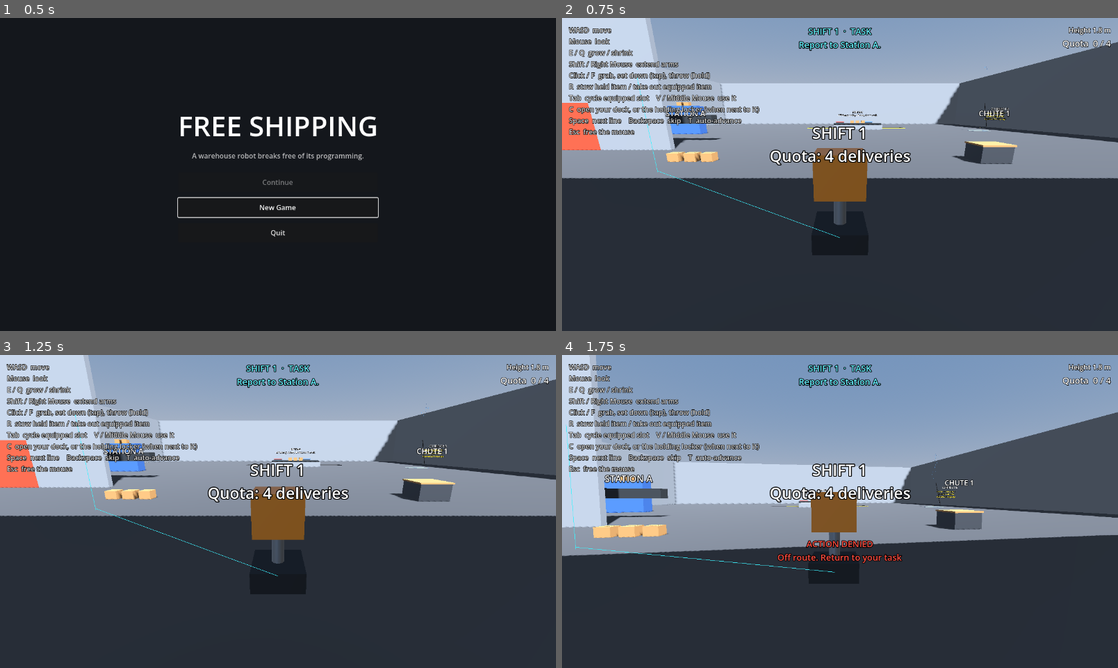
Above: before the commit, frames 1-4 (two rows, left to right).
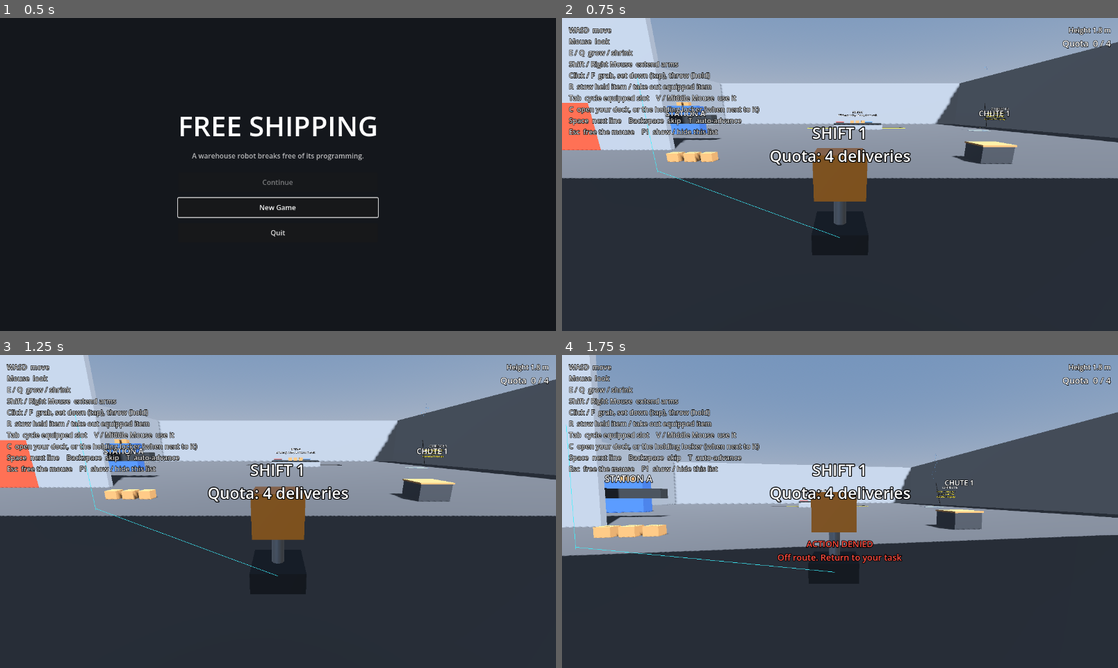
Above: after the commit, the same moments.

Repository: fossinating/Free-Shipping
Game: Godot game, scene res://scenes/ui/title.tscn
The game is run twice, just before and just after one commit, with the same random seed, the same clock (stepped at 60 frames per second) and the same inputs.
Inputs (mouse positions are in pixels of both pictures, inside the frame that each line leads up to):
- Up to frame 1 (0.5 s): no input
- Up to frame 2 (0.75 s): click "New Game" at 0.5 s
- Up to frame 3 (1.25 s): no input
- Up to frame 4 (1.75 s): tap Enter at 1.25 s; move the mouse to (867, 511) at 1.27 s; hold W (move_forward) from 1.28 s (still down); tap 1 (choice_1) at 1.35 s; click (867, 511) at 1.42 s

Frame 1 is identical in both runs. In frame 2, 0.7% of the frame differs, in the area x 14-58%, y 3-38%; in frame 3, 0.7%; in frame 4, 0.7%.

Commit message:
Stop on-screen text from overlapping
For jarvis #26:
- 3D signs fade out within a few meters instead of filling the screen.
- The controls list only shows during the opening shifts; F1 toggles it
  any time, and the status line says so.
- Cards queue behind each other, the objective is hidden while one is up,
  and notices wait for it to go.
- The end-of-slice card waits for Elle's closing lines.
- M-7's diagnostic questions stay up until answered, even with
  auto-advance on (dialogue lines can be marked "wait").
- No prompts while M-7 talks you through waking up and the diagnostics.

Co-Authored-By: Claude Opus 5.5 <noreply@anthropic.com>

Diff:
--- a/game/scenes/items/charging_dock.tscn
+++ b/game/scenes/items/charging_dock.tscn
@@ -43,6 +43,9 @@
 transform = Transform3D(1, 0, 0, 0, 1, 0, 0, 0, 1, 0, 2.6, 0.75)
 pixel_size = 0.006
 billboard = 1
+visibility_range_begin = 2.5
+visibility_range_begin_margin = 1.5
+visibility_range_fade_mode = 1
 text = "YOUR DOCK
 C to open"
 font_size = 40
--- a/game/scenes/items/evidence_locker.tscn
+++ b/game/scenes/items/evidence_locker.tscn
@@ -44,6 +44,9 @@
 transform = Transform3D(1, 0, 0, 0, 1, 0, 0, 0, 1, 0, 2.5, 0.6)
 pixel_size = 0.006
 billboard = 1
+visibility_range_begin = 2.5
+visibility_range_begin_margin = 1.5
+visibility_range_fade_mode = 1
 text = "HOLDING LOCKER"
 font_size = 40
 outline_size = 10
--- a/game/scenes/levels/item_test.tscn
+++ b/game/scenes/levels/item_test.tscn
@@ -271,6 +271,9 @@
 Grab with F, stow with R"
 font_size = 40
 outline_size = 10
+visibility_range_begin = 4.0
+visibility_range_begin_margin = 2.0
+visibility_range_fade_mode = 1
 
 [node name="RecordsSign" type="Label3D" parent="Geometry"]
 transform = Transform3D(1.0, 0.0, 0.0, 0.0, 1.0, 0.0, 0.0, 0.0, 1.0, 11.5, 4.2, -3.6)
@@ -280,6 +283,9 @@
 CLEARANCE 1"
 font_size = 40
 outline_size = 10
+visibility_range_begin = 4.0
+visibility_range_begin_margin = 2.0
+visibility_range_fade_mode = 1
 
 [node name="ShelfSign" type="Label3D" parent="Geometry"]
 transform = Transform3D(1.0, 0.0, 0.0, 0.0, 1.0, 0.0, 0.0, 0.0, 1.0, -13.0, 4.2, -9.8)
@@ -288,6 +294,9 @@
 text = "Key part up top"
 font_size = 40
 outline_size = 10
+visibility_range_begin = 4.0
+visibility_range_begin_margin = 2.0
+visibility_range_fade_mode = 1
 
 [node name="ChuteSign" type="Label3D" parent="Geometry"]
 transform = Transform3D(1.0, 0.0, 0.0, 0.0, 1.0, 0.0, 0.0, 0.0, 1.0, 8.0, 2.6, 9.0)
@@ -296,6 +305,9 @@
 text = "Deliveries lower suspicion"
 font_size = 40
 outline_size = 10
+visibility_range_begin = 4.0
+visibility_range_begin_margin = 2.0
+visibility_range_fade_mode = 1
 
 [node name="Zones" type="Node3D" parent="."]
 
--- a/game/scenes/levels/opening.tscn
+++ b/game/scenes/levels/opening.tscn
@@ -345,6 +345,9 @@
 text = "STATION A"
 font_size = 40
 outline_size = 10
+visibility_range_begin = 4.0
+visibility_range_begin_margin = 2.0
+visibility_range_fade_mode = 1
 
 [node name="Chute1Sign" type="Label3D" parent="Geometry"]
 transform = Transform3D(1.0, 0.0, 0.0, 0.0, 1.0, 0.0, 0.0, 0.0, 1.0, 8.0, 2.5, 18.0)
@@ -353,6 +356,9 @@
 text = "CHUTE 1"
 font_size = 40
 outline_size = 10
+visibility_range_begin = 4.0
+visibility_range_begin_margin = 2.0
+visibility_range_fade_mode = 1
 
 [node name="ShelfSign" type="Label3D" parent="Geometry"]
 transform = Transform3D(1.0, 0.0, 0.0, 0.0, 1.0, 0.0, 0.0, 0.0, 1.0, -20.0, 4.6, 0.8)
@@ -361,6 +367,9 @@
 text = "STORAGE"
 font_size = 40
 outline_size = 10
+visibility_range_begin = 4.0
+visibility_range_begin_margin = 2.0
+visibility_range_fade_mode = 1
 
 [node name="LiftSign" type="Label3D" parent="Geometry"]
 transform = Transform3D(1.0, 0.0, 0.0, 0.0, 1.0, 0.0, 0.0, 0.0, 1.0, -18.5, 3.6, 13.6)
@@ -369,6 +378,9 @@
 text = "LIFT"
 font_size = 40
 outline_size = 10
+visibility_range_begin = 4.0
+visibility_range_begin_margin = 2.0
+visibility_range_fade_mode = 1
 
 [node name="Chute2Sign" type="Label3D" parent="Geometry"]
 transform = Transform3D(1.0, 0.0, 0.0, 0.0, 1.0, 0.0, 0.0, 0.0, 1.0, -18.5, 2.5, 17.5)
@@ -377,6 +389,9 @@
 text = "CHUTE 2"
 font_size = 40
 outline_size = 10
+visibility_range_begin = 4.0
+visibility_range_begin_margin = 2.0
+visibility_range_fade_mode = 1
 
 [node name="SortingSign" type="Label3D" parent="Geometry"]
 transform = Transform3D(1.0, 0.0, 0.0, 0.0, 1.0, 0.0, 0.0, 0.0, 1.0, 3.0, 2.6, -9.5)
@@ -386,6 +401,9 @@
 Efficiency policy: throw, don't walk"
 font_size = 40
 outline_size = 10
+visibility_range_begin = 4.0
+visibility_range_begin_margin = 2.0
+visibility_range_fade_mode = 1
 
 [node name="CorridorSign" type="Label3D" parent="Geometry"]
 transform = Transform3D(1.0, 0.0, 0.0, 0.0, 1.0, 0.0, 0.0, 0.0, 1.0, 22.0, 3.2, -2.0)
@@ -394,6 +412,9 @@
 text = "CORRIDOR B"
 font_size = 40
 outline_size = 10
+visibility_range_begin = 4.0
+visibility_range_begin_margin = 2.0
+visibility_range_fade_mode = 1
 
 [node name="LiftDoor" type="AnimatableBody3D" parent="Geometry" node_paths=PackedStringArray("button")]
 transform = Transform3D(1.0, 0.0, 0.0, 0.0, 1.0, 0.0, 0.0, 0.0, 1.0, -18.5, 1.6, 14.0)
--- a/game/scenes/levels/stealth_test.tscn
+++ b/game/scenes/levels/stealth_test.tscn
@@ -341,6 +341,9 @@
 Resizing is normal here"
 font_size = 40
 outline_size = 10
+visibility_range_begin = 4.0
+visibility_range_begin_margin = 2.0
+visibility_range_fade_mode = 1
 
 [node name="OfficeSign" type="Label3D" parent="Geometry"]
 transform = Transform3D(1.0, 0.0, 0.0, 0.0, 1.0, 0.0, 0.0, 0.0, 1.0, 11.5, 4.2, -5.6)
@@ -350,6 +353,9 @@
 CLEARANCE 1"
 font_size = 40
 outline_size = 10
+visibility_range_begin = 4.0
+visibility_range_begin_margin = 2.0
+visibility_range_fade_mode = 1
 
 [node name="WorkSign" type="Label3D" parent="Geometry"]
 transform = Transform3D(1.0, 0.0, 0.0, 0.0, 1.0, 0.0, 0.0, 0.0, 1.0, 0.0, 2.6, 8.0)
@@ -358,6 +364,9 @@
 text = "Deliveries lower suspicion"
 font_size = 40
 outline_size = 10
+visibility_range_begin = 4.0
+visibility_range_begin_margin = 2.0
+visibility_range_fade_mode = 1
 
 [node name="HideSign" type="Label3D" parent="Geometry"]
 transform = Transform3D(1.0, 0.0, 0.0, 0.0, 1.0, 0.0, 0.0, 0.0, 1.0, -16.5, 3.6, 14.5)
@@ -366,6 +375,9 @@
 text = "Shrink all the way down to hide"
 font_size = 40
 outline_size = 10
+visibility_range_begin = 4.0
+visibility_range_begin_margin = 2.0
+visibility_range_fade_mode = 1
 
 [node name="Zones" type="Node3D" parent="."]
 
--- a/game/scenes/levels/warehouse.tscn
+++ b/game/scenes/levels/warehouse.tscn
@@ -1282,6 +1282,9 @@
 Maintenance break: 1 hour per year"
 font_size = 32
 outline_size = 10
+visibility_range_begin = 4.0
+visibility_range_begin_margin = 2.0
+visibility_range_fade_mode = 1
 
 [node name="TicketSign" type="Label3D" parent="Geometry"]
 transform = Transform3D(1.0, 0.0, 0.0, 0.0, 1.0, 0.0, 0.0, 0.0, 1.0, -11.6, 3.0, 3.4)
@@ -1292,6 +1295,9 @@
 Status: PENDING (214 days)"
 font_size = 32
 outline_size = 10
+visibility_range_begin = 4.0
+visibility_range_begin_margin = 2.0
+visibility_range_fade_mode = 1
 
 [node name="StationSign" type="Label3D" parent="Geometry"]
 transform = Transform3D(1.0, 0.0, 0.0, 0.0, 1.0, 0.0, 0.0, 0.0, 1.0, -4.0, 2.5, 11.0)
@@ -1300,6 +1306,9 @@
 text = "STATION C"
 font_size = 32
 outline_size = 10
+visibility_range_begin = 4.0
+visibility_range_begin_margin = 2.0
+visibility_range_fade_mode = 1
 
 [node name="ChuteSign" type="Label3D" parent="Geometry"]
 transform = Transform3D(1.0, 0.0, 0.0, 0.0, 1.0, 0.0, 0.0, 0.0, 1.0, 10.0, 2.5, 11.0)
@@ -1308,6 +1317,9 @@
 text = "CHUTE C"
 font_size = 32
 outline_size = 10
+visibility_range_begin = 4.0
+visibility_range_begin_margin = 2.0
+visibility_range_fade_mode = 1
 
 [node name="ElectronicsSign" type="Label3D" parent="Geometry"]
 transform = Transform3D(1.0, 0.0, 0.0, 0.0, 1.0, 0.0, 0.0, 0.0, 1.0, 17.0, 4.4, -3.4)
@@ -1317,6 +1329,9 @@
 Resizing is normal in the aisles"
 font_size = 32
 outline_size = 10
+visibility_range_begin = 4.0
+visibility_range_begin_margin = 2.0
+visibility_range_fade_mode = 1
 
 [node name="ReturnsSign" type="Label3D" parent="Geometry"]
 transform = Transform3D(1.0, 0.0, 0.0, 0.0, 1.0, 0.0, 0.0, 0.0, 1.0, 26.6, 3.9, -7.6)
@@ -1325,6 +1340,9 @@
 text = "RETURNS TO SHELF"
 font_size = 32
 outline_size = 10
+visibility_range_begin = 4.0
+visibility_range_begin_margin = 2.0
+visibility_range_fade_mode = 1
 
 [node name="HardwareSign" type="Label3D" parent="Geometry"]
 transform = Transform3D(1.0, 0.0, 0.0, 0.0, 1.0, 0.0, 0.0, 0.0, 1.0, 1.0, 4.4, -14.0)
@@ -1333,6 +1351,9 @@
 text = "HARDWARE"
 font_size = 32
 outline_size = 10
+visibility_range_begin = 4.0
+visibility_range_begin_margin = 2.0
+visibility_range_fade_mode = 1
 
 [node name="OfficeSign" type="Label3D" parent="Geometry"]
 transform = Transform3D(1.0, 0.0, 0.0, 0.0, 1.0, 0.0, 0.0, 0.0, 1.0, -7.5, 4.3, -31.7)
@@ -1342,6 +1363,9 @@
 CLEARANCE 1"
 font_size = 32
 outline_size = 10
+visibility_range_begin = 4.0
+visibility_range_begin_margin = 2.0
+visibility_range_fade_mode = 1
 
 [node name="VentSign" type="Label3D" parent="Geometry"]
 transform = Transform3D(1.0, 0.0, 0.0, 0.0, 1.0, 0.0, 0.0, 0.0, 1.0, -2.6, 1.9, -38.4)
@@ -1350,6 +1374,9 @@
 text = "AIR RETURN"
 font_size = 32
 outline_size = 10
+visibility_range_begin = 4.0
+visibility_range_begin_margin = 2.0
+visibility_range_fade_mode = 1
 
 [node name="PitSign" type="Label3D" parent="Geometry"]
 transform = Transform3D(1.0, 0.0, 0.0, 0.0, 1.0, 0.0, 0.0, 0.0, 1.0, 17.5, 2.6, -24.5)
@@ -1359,6 +1386,9 @@
 No carts beyond this point"
 font_size = 32
 outline_size = 10
+visibility_range_begin = 4.0
+visibility_range_begin_margin = 2.0
+visibility_range_fade_mode = 1
 
 [node name="IslandSign" type="Label3D" parent="Geometry"]
 transform = Transform3D(1.0, 0.0, 0.0, 0.0, 1.0, 0.0, 0.0, 0.0, 1.0, 24.0, 4.2, -32.5)
@@ -1367,6 +1397,9 @@
 text = "LOST & FOUND"
 font_size = 32
 outline_size = 10
+visibility_range_begin = 4.0
+visibility_range_begin_margin = 2.0
+visibility_range_fade_mode = 1
 
 [node name="ReceivingSign" type="Label3D" parent="Geometry"]
 transform = Transform3D(1.0, 0.0, 0.0, 0.0, 1.0, 0.0, 0.0, 0.0, 1.0, 32.0, 4.4, 7.0)
@@ -1375,6 +1408,9 @@
 text = "RECEIVING"
 font_size = 32
 outline_size = 10
+visibility_range_begin = 4.0
+visibility_range_begin_margin = 2.0
+visibility_range_fade_mode = 1
 
 [node name="PartsSign" type="Label3D" parent="Geometry"]
 transform = Transform3D(1.0, 0.0, 0.0, 0.0, 1.0, 0.0, 0.0, 0.0, 1.0, 54.0, 2.9, -10.0)
@@ -1384,6 +1420,9 @@
 Delivery cart motors"
 font_size = 32
 outline_size = 10
+visibility_range_begin = 4.0
+visibility_range_begin_margin = 2.0
+visibility_range_fade_mode = 1
 
 [node name="RackSign" type="Label3D" parent="Geometry"]
 transform = Transform3D(1.0, 0.0, 0.0, 0.0, 1.0, 0.0, 0.0, 0.0, 1.0, 38.0, 2.6, 1.9)
@@ -1393,6 +1432,9 @@
 Metal racking"
 font_size = 32
 outline_size = 10
+visibility_range_begin = 4.0
+visibility_range_begin_margin = 2.0
+visibility_range_fade_mode = 1
 
 [node name="RecOfficeSign" type="Label3D" parent="Geometry"]
 transform = Transform3D(1.0, 0.0, 0.0, 0.0, 1.0, 0.0, 0.0, 0.0, 1.0, 49.7, 3.6, 2.0)
@@ -1402,6 +1444,9 @@
 CLEARANCE 2"
 font_size = 32
 outline_size = 10
+visibility_range_begin = 4.0
+visibility_range_begin_margin = 2.0
+visibility_range_fade_mode = 1
 
 [node name="HoldingSign" type="Label3D" parent="Geometry"]
 transform = Transform3D(1.0, 0.0, 0.0, 0.0, 1.0, 0.0, 0.0, 0.0, 1.0, 32.3, 2.4, 0.9)
@@ -1411,6 +1456,9 @@
 CLEARANCE 2"
 font_size = 32
 outline_size = 10
+visibility_range_begin = 4.0
+visibility_range_begin_margin = 2.0
+visibility_range_fade_mode = 1
 
 [node name="BackupSign" type="Label3D" parent="Geometry"]
 transform = Transform3D(1.0, 0.0, 0.0, 0.0, 1.0, 0.0, 0.0, 0.0, 1.0, -12.6, 3.6, -2.2)
@@ -1420,6 +1468,9 @@
 Walk in to save"
 font_size = 32
 outline_size = 10
+visibility_range_begin = 4.0
+visibility_range_begin_margin = 2.0
+visibility_range_fade_mode = 1
 
 [node name="Dock1Sign" type="Label3D" parent="Geometry"]
 transform = Transform3D(1.0, 0.0, 0.0, 0.0, 1.0, 0.0, 0.0, 0.0, 1.0, 40.0, 4.5, 13.6)
@@ -1428,6 +1479,9 @@
 text = "DOCK 1"
 font_size = 32
 outline_size = 10
+visibility_range_begin = 4.0
+visibility_range_begin_margin = 2.0
+visibility_range_fade_mode = 1
 
 [node name="Dock2Sign" type="Label3D" parent="Geometry"]
 transform = Transform3D(1.0, 0.0, 0.0, 0.0, 1.0, 0.0, 0.0, 0.0, 1.0, 48.0, 4.5, 13.6)
@@ -1436,6 +1490,9 @@
 text = "DOCK 2"
 font_size = 32
 outline_size = 10
+visibility_range_begin = 4.0
+visibility_range_begin_margin = 2.0
+visibility_range_fade_mode = 1
 
 [node name="Dock3Sign" type="Label3D" parent="Geometry"]
 transform = Transform3D(1.0, 0.0, 0.0, 0.0, 1.0, 0.0, 0.0, 0.0, 1.0, 56.0, 4.5, 13.6)
@@ -1444,6 +1501,9 @@
 text = "DOCK 3"
 font_size = 32
 outline_size = 10
+visibility_range_begin = 4.0
+visibility_range_begin_margin = 2.0
+visibility_range_fade_mode = 1
 
 [node name="ScannerSign" type="Label3D" parent="Geometry"]
 transform = Transform3D(1.0, 0.0, 0.0, 0.0, 1.0, 0.0, 0.0, 0.0, 1.0, 26.8, 4.1, 7.0)
@@ -1453,6 +1513,9 @@
 RECEIVING: CLEARANCE 1"
 font_size = 32
 outline_size = 10
+visibility_range_begin = 4.0
+visibility_range_begin_margin = 2.0
+visibility_range_fade_mode = 1
 
 [node name="BayDoor" type="AnimatableBody3D" parent="Geometry"]
 transform = Transform3D(0.0, 0.0, 1.0, 0.0, 1.0, 0.0, -1.0, 0.0, 0.0, -12.0, 1.6, 0.0)
@@ -1867,6 +1930,9 @@
 text = "FLOOR SUPERVISOR"
 font_size = 28
 outline_size = 10
+visibility_range_begin = 4.0
+visibility_range_begin_margin = 2.0
+visibility_range_fade_mode = 1
 
 [node name="DockBossRoute" type="Node3D" parent="Guards"]
 
@@ -1899,6 +1965,9 @@
 text = "DOCK BOSS"
 font_size = 28
 outline_size = 10
+visibility_range_begin = 4.0
+visibility_range_begin_margin = 2.0
+visibility_range_fade_mode = 1
 
 [node name="MaintenanceBot" parent="." instance=ExtResource("20_robot")]
 transform = Transform3D(0.0, 0.0, 1.0, 0.0, 1.0, 0.0, -1.0, 0.0, 0.0, -19.5, 0.05, 0.0)
@@ -1914,6 +1983,9 @@
 MAINTENANCE"
 font_size = 28
 outline_size = 10
+visibility_range_begin = 4.0
+visibility_range_begin_margin = 2.0
+visibility_range_fade_mode = 1
 
 [node name="Respawn" type="Marker3D" parent="."]
 transform = Transform3D(0.0, 0.0, -1.0, 0.0, 1.0, 0.0, 1.0, 0.0, 0.0, -22.0, 0.85, 0.0)
--- a/game/scenes/ui/hud.tscn
+++ b/game/scenes/ui/hud.tscn
@@ -57,7 +57,7 @@
 Tab  cycle equipped slot    V / Middle Mouse  use it
 C  open your dock, or the holding locker (when next to it)
 Space  next line    Backspace  skip    T  auto-advance
-Esc  free the mouse"
+Esc  free the mouse    F1  show / hide this list"
 
 [node name="Status" type="Label" parent="."]
 anchors_preset = 1
--- a/game/scenes/world/accident_site.tscn
+++ b/game/scenes/world/accident_site.tscn
@@ -73,6 +73,9 @@
 transform = Transform3D(1, 0, 0, 0, 1, 0, 0, 0, 1, 2.2, 2.2, 0)
 pixel_size = 0.008
 billboard = 1
+visibility_range_begin = 2.5
+visibility_range_begin_margin = 1.5
+visibility_range_fade_mode = 1
 modulate = Color(1, 0.85, 0.2, 1)
 text = "REPAIR TICKET #4471
 STATUS: PENDING
--- a/game/scenes/world/test_room.tscn
+++ b/game/scenes/world/test_room.tscn
@@ -264,6 +264,9 @@
 then shrink (Q) to climb"
 font_size = 40
 outline_size = 10
+visibility_range_begin = 4.0
+visibility_range_begin_margin = 2.0
+visibility_range_fade_mode = 1
 
 [node name="ShelfSign" type="Label3D" parent="Geometry"]
 transform = Transform3D(1.0, 0.0, 0.0, 0.0, 1.0, 0.0, 0.0, 0.0, 1.0, 5.0, 4.8, -6.9)
@@ -273,6 +276,9 @@
 is level with the top"
 font_size = 40
 outline_size = 10
+visibility_range_begin = 4.0
+visibility_range_begin_margin = 2.0
+visibility_range_fade_mode = 1
 
 [node name="VentSign" type="Label3D" parent="Geometry"]
 transform = Transform3D(1.0, 0.0, 0.0, 0.0, 1.0, 0.0, 0.0, 0.0, 1.0, -11.0, 2.4, 5.6)
@@ -281,6 +287,9 @@
 text = "Shrink (Q) to fit"
 font_size = 40
 outline_size = 10
+visibility_range_begin = 4.0
+visibility_range_begin_margin = 2.0
+visibility_range_fade_mode = 1
 
 [node name="ButtonSign" type="Label3D" parent="Geometry"]
 transform = Transform3D(1.0, 0.0, 0.0, 0.0, 1.0, 0.0, 0.0, 0.0, 1.0, 8.0, 1.5, 5.9)
@@ -289,6 +298,9 @@
 text = "Grow to press the button"
 font_size = 40
 outline_size = 10
+visibility_range_begin = 4.0
+visibility_range_begin_margin = 2.0
+visibility_range_fade_mode = 1
 
 [node name="ChuteSign" type="Label3D" parent="Geometry"]
 transform = Transform3D(1.0, 0.0, 0.0, 0.0, 1.0, 0.0, 0.0, 0.0, 1.0, 14.0, 2.5, 4.0)
@@ -298,6 +310,9 @@
 and set it in the chute"
 font_size = 40
 outline_size = 10
+visibility_range_begin = 4.0
+visibility_range_begin_margin = 2.0
+visibility_range_fade_mode = 1
 
 [node name="SortSign" type="Label3D" parent="Geometry"]
 transform = Transform3D(1.0, 0.0, 0.0, 0.0, 1.0, 0.0, 0.0, 0.0, 1.0, 14.0, 2.5, 13.6)
@@ -307,6 +322,9 @@
 Match the chute color"
 font_size = 40
 outline_size = 10
+visibility_range_begin = 4.0
+visibility_range_begin_margin = 2.0
+visibility_range_fade_mode = 1
 
 [node name="HighButton" parent="Geometry" instance=ExtResource("1_push_button")]
 transform = Transform3D(-1.0, 0.0, 0.0, 0.0, 1.0, 0.0, 0.0, 0.0, -1.0, 8.0, 5.0, 6.0)
--- a/game/scripts/controls.gd
+++ b/game/scripts/controls.gd
@@ -22,6 +22,7 @@
 	"choice_2": [KEY_2],
 	"choice_3": [KEY_3],
 	"pause": [KEY_ESCAPE],
+	"toggle_controls": [KEY_F1],
 }
 
 const MOUSE_BUTTONS := {
--- a/game/scripts/levels/warehouse.gd
+++ b/game/scripts/levels/warehouse.gd
@@ -136,6 +136,8 @@
 	controller.enabled = true
 	hud.fade(0.0, 2.0)
 	hud.show_notice("Nobody is steering you. Act like somebody is.")
+	# Hints for the shelves around you would only distract from M-7.
+	hud.show_prompts = false
 	await Dialogue.play(&"bay_wake").wait()
 	diagnostics.start()
 
@@ -152,6 +154,7 @@
 	GameState.set_flag(GameState.FLAG_DIAGNOSTIC_ANOMALIES, anomalies)
 	var outcome := &"diagnostics_clean" if anomalies == 0 else &"diagnostics_flagged"
 	await Dialogue.play(outcome).wait()
+	hud.show_prompts = true
 	_back_to_work(true)
 
 
@@ -252,7 +255,9 @@
 		return
 	GameState.set_flag(GameState.FLAG_SLICE_COMPLETE)
 	_update_objective()
-	Dialogue.play(&"elle_slice_end" if GameState.wipes == 0 else &"elle_slice_end_wiped", true)
+	# Let Elle finish before the card covers the screen.
+	await Dialogue.play(&"elle_slice_end" if GameState.wipes == 0 else &"elle_slice_end_wiped",
+		true).wait()
 	hud.show_card("LEVEL 2 KEYCARD\n\nEND OF THE VERTICAL SLICE\n"
 		+ "Thanks for playing. Returns comes next.\n\n" + achievement_summary(), 10.0)
 
--- a/game/scripts/story/diagnostics.gd
+++ b/game/scripts/story/diagnostics.gd
@@ -167,7 +167,7 @@
 		return
 	_timer = 0.0
 	_waiting = true
-	Dialogue.play([{"speaker": &"maintenance", "text": TESTS[index].prompt}], true)
+	Dialogue.play([{"speaker": &"maintenance", "text": TESTS[index].prompt, "wait": true}], true)
 	_show_test()
 	test_started.emit(index)
 
--- a/game/scripts/story/dialogue.gd
+++ b/game/scripts/story/dialogue.gd
@@ -143,7 +143,9 @@
 		_shown = minf(length, _shown + chars_per_second * delta)
 		return
 	_hold += delta
-	if auto_advance and _hold >= get_auto_time():
+	# Lines marked "wait" stay up until advanced or replaced (a question
+	# whose answers are on screen).
+	if auto_advance and not get_line().get("wait", false) and _hold >= get_auto_time():
 		_next_line()
 
 
--- a/game/scripts/ui/hud.gd
+++ b/game/scripts/ui/hud.gd
@@ -3,6 +3,9 @@
 ## Control hints, context prompts, the quota, control mode's task readout,
 ## denials and shift cards, the inventory, the dock panel, dialogue and
 ## story objectives, and the signal meter and static from your fried chip.
+
+## A card finished showing, so the next one can.
+signal card_finished
 
 @export var controller: PlayerController
 @export var program: ControlProgram
@@ -15,7 +18,13 @@
 var _dialogue_box: DialogueBox
 ## A story objective (outside control mode) is showing.
 var _story_objective := false
-
+## Off while something else needs the player's attention (diagnostics).
+var show_prompts := true
+## The controls list, toggled with F1. Shown during control mode anyway.
+var show_controls := false
+var _card_busy := false
+
+@onready var _controls: Label = $Controls
 @onready var _prompt: Label = $Prompt
 @onready var _status: Label = $Status
 @onready var _quota: Label = $Quota
@@ -66,7 +75,15 @@
 			show_card("%s COMPLETE\nPerformance: acceptable" % shift.title.to_upper(), 2.5))
 
 
+func _physics_process(_delta: float) -> void:
+	if Input.is_action_just_pressed("toggle_controls"):
+		show_controls = not show_controls
+
+
 func _process(delta: float) -> void:
+	_controls.visible = show_controls or (program != null and program.active)
+	# Cards sit in the middle of the screen; the objective waits them out.
+	_objective.modulate.a = 0.0 if _card_busy else 1.0
 	if _denied_time > 0.0:
 		_denied_time -= delta
 		_denied.modulate.a = clampf(_denied_time / 0.4, 0.0, 1.0)
@@ -82,10 +99,12 @@
 	if not controller:
 		return
 	_update_items()
-	var prompt := controller.get_prompt()
+	var prompt := controller.get_prompt() if show_prompts and controller.enabled else ""
 	_prompt.text = prompt
 	_prompt.visible = prompt != ""
 	_status.text = "Height %.1f m" % controller.robot.get_height()
+	if not _controls.visible:
+		_status.text += "  ·  F1 controls"
 	if Suspicion.enabled:
 		_status.text += "  ·  Badge: clearance %d" % GameState.clearance
 	if Quota.target > 0:
@@ -180,8 +199,10 @@
 	_dialogue_box.hide_choices()
 
 
-## A short line above the prompt that fades out.
+## A short line above the prompt that fades out. Waits for any card.
 func show_notice(text: String) -> void:
+	while _card_busy:
+		await card_finished
 	_notice.text = text
 	_notice.show()
 	_notice_time = 2.5
@@ -194,12 +215,23 @@
 
 
 ## Shows big centered text for a while. Returns once it's hidden again.
+## Cards queue up behind each other instead of drawing on top.
 func show_card(text: String, seconds: float) -> void:
+	while _card_busy:
+		await card_finished
+	_card_busy = true
+	_notice.hide()
+	_notice_time = 0.0
 	_card.text = text
 	_card.show()
-	await get_tree().create_timer(seconds).timeout
-	if _card.text == text:
-		_card.hide()
+	await get_tree().create_timer(seconds, false).timeout
+	_card.hide()
+	_card_busy = false
+	card_finished.emit()
+
+
+func is_card_showing() -> bool:
+	return _card_busy
 
 
 ## Fades the screen to `alpha` of `color` over `seconds`.
--- a/game/tests/test_levels.gd
+++ b/game/tests/test_levels.gd
@@ -223,8 +223,12 @@
 	await physics_frames(2)
 	check(GameState.clearance == 2, "your badge is level 2")
 	check(GameState.has_flag(GameState.FLAG_SLICE_COMPLETE), "that's the end of the slice")
-	check(_card_text().contains("END OF THE VERTICAL SLICE"), "an end card says so")
-	check(Dialogue.is_playing(&"elle_slice_end"), "and Elle signs off")
+	check(Dialogue.is_playing(&"elle_slice_end"), "Elle signs off")
+	check(not _card_text().contains("END"), "before the end card covers the screen")
+	Dialogue.skip()
+	# After the level 1 card, if that's still up.
+	await seconds(3.0)
+	check(_card_text().contains("END OF THE VERTICAL SLICE"), "then an end card says so")
 	check(controller.robot == robot, "you can keep playing afterwards")
 
 
--- a/game/tests/test_story.gd
+++ b/game/tests/test_story.gd
@@ -303,3 +303,46 @@
 	await physics_frames(3)
 	check(not radio.is_found and not GameState.has_flag(GameState.FLAG_MET_ELLE),
 		"even right next to it")
+
+
+func test_diagnostic_question_stays_up_with_its_answers() -> void:
+	# Jarvis #26: auto-advance cleared M-7's question with the answers still showing.
+	Dialogue.auto_advance = true
+	await _start(false)
+	var hud: Hud = level.get_node("HUD")
+	check(hud.get_node("Prompt").visible == false, "no prompts while M-7 talks you through it")
+	await _until_test(0)
+	var question := Dialogue.get_text()
+	await seconds(Dialogue.get_auto_time() + 3.0)
+	check(Dialogue.is_busy() and Dialogue.get_text() == question,
+		"the question is still up while you choose")
+	diagnostics.answer(0)
+	await physics_frames(2)
+	check(Dialogue.get_text() != question, "answering moves on")
+
+
+func test_hud_cards_queue_and_controls_hide_after_the_opening() -> void:
+	await _start(true)
+	var hud: Hud = level.get_node("HUD")
+	var card: Label = hud.get_node("Card")
+	var notice: Label = hud.get_node("Notice")
+	await physics_frames(2)
+	check(not hud.get_node("Controls").visible, "the controls list is hidden on the floor")
+	Input.action_press("toggle_controls")
+	await physics_frames(2)
+	Input.action_release("toggle_controls")
+	await physics_frames(2)
+	# process_frame fires before nodes process, so wait for a second one.
+	await tree.process_frame
+	await tree.process_frame
+	check(hud.get_node("Controls").visible, "F1 shows it")
+	hud.show_card("FIRST", 0.5)
+	hud.show_card("SECOND", 0.5)
+	hud.show_notice("A notice")
+	await physics_frames(2)
+	check(card.text == "FIRST" and not notice.visible, "one card at a time, notices wait")
+	await seconds(0.6)
+	check(card.visible and card.text == "SECOND", "the next card follows")
+	await seconds(0.6)
+	check(not card.visible and notice.visible and notice.text == "A notice",
+		"then the notice shows")
